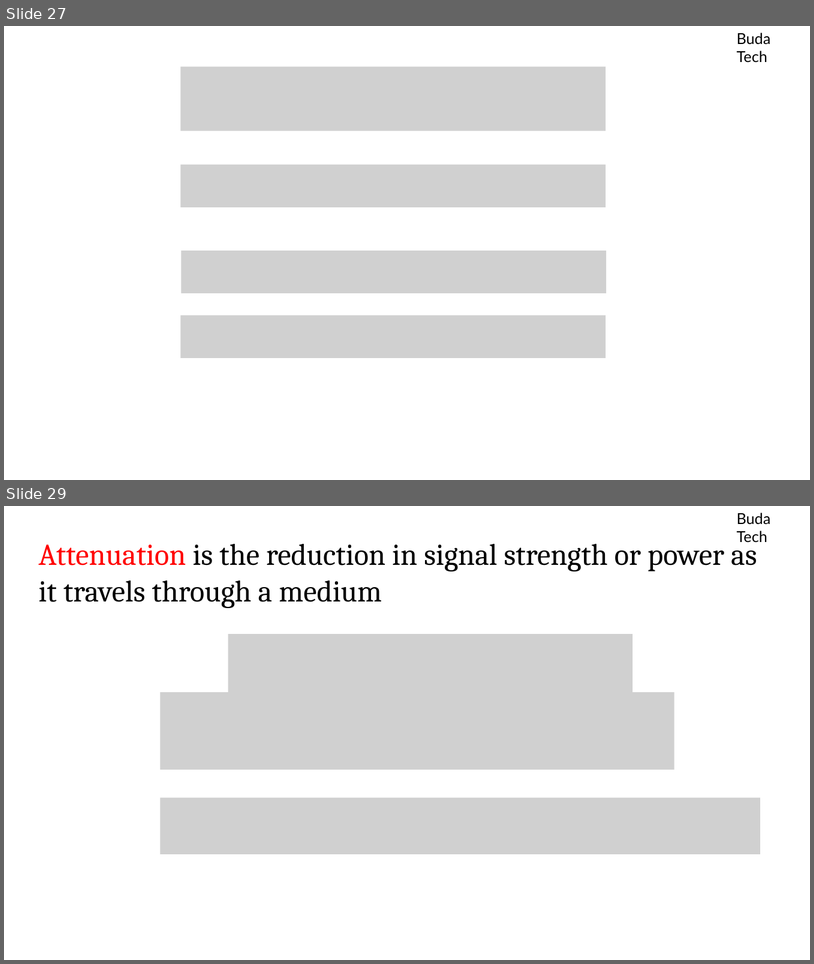
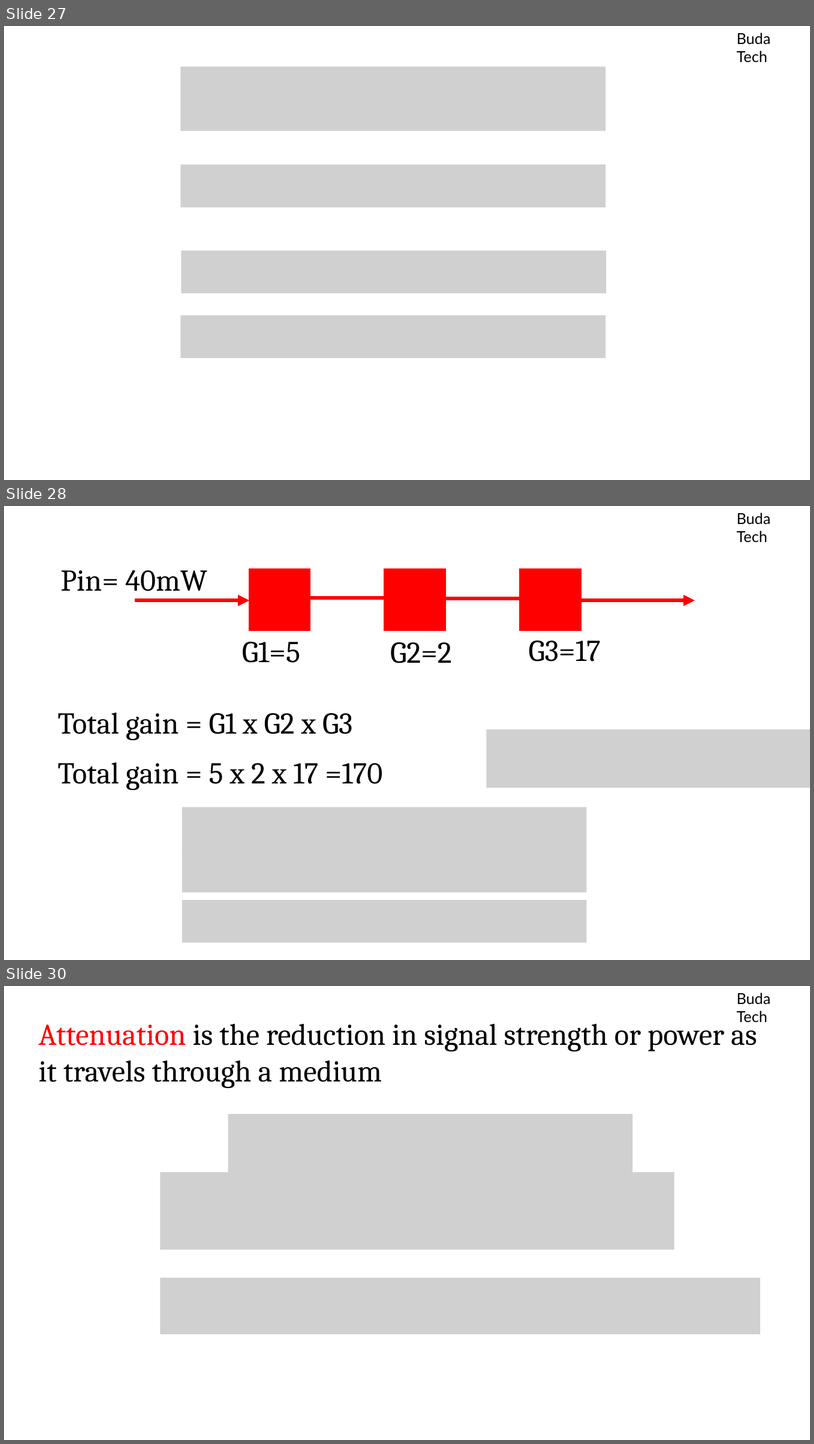
Before and after one commit to MaliusMartin/Budatech-Academy, a slide deck: POWER SUPPLY/Power unit conversion.pptx. Shown one above the other, each under a label of ours: slides 27 and 29 before the commit, slides 27, 28 and 30 after it; the slides between them are not shown. The pictures are 814x964 and 814x1444 pixels, drawn with LibreOffice and Linux fonts; fonts in the diff are those of the drawing; grey boxes stand for pictures. Boxes give left, top, right and bottom in pixels: in the first picture for what was removed or moved away, otherwise in the second. Text is boxed around its words. In the diff, an @@ line names an element or a change of style, - is before the commit and + after.

```diff
--- a/POWER SUPPLY/Power unit conversion.pptx
+++ b/POWER SUPPLY/Power unit conversion.pptx
@@ slide 28 added at (4,506,810,960), background #FFFFFF @@
@@ text added at (737,513,771,542), 18 pt, text #000000 @@
+Buda Tech
@@ text added at (60,570,207,591), 36 pt, text #000000 @@
+Pin= 40mW
@@ rectangle added at (249,570,310,630), fill #FF0000, outline #FF0000 2.25 pt @@
@@ rectangle added at (385,570,446,630), fill #FF0000, outline #FF0000 2.25 pt @@
@@ rectangle added at (520,570,581,630), fill #FF0000, outline #FF0000 2.25 pt @@
@@ arrow added from (135, 600) to (249, 600), #FF0000 4.5 pt @@
@@ arrow added from (293, 598) to (408, 598), #FF0000 4.5 pt @@
@@ arrow added from (446, 598) to (560, 598), #FF0000 4.5 pt @@
@@ arrow added from (581, 600) to (695, 600), #FF0000 4.5 pt @@
@@ text added at (242,642,300,663), 36 pt, text #000000 @@
+G1=5
@@ text added at (390,642,452,663), 36 pt, text #000000 @@
+G2=2
@@ text added at (529,640,601,661), 36 pt, text #000000 @@
+G3=17
@@ text added at (58,712,353,740), 36 pt, text #000000 @@
+Total gain = G1 x G2 x G3
@@ picture added at (487,729,810,787) @@
@@ text added at (58,762,383,790), 36 pt, text #000000 @@
+Total gain = 5 x 2 x 17 =170
@@ picture added at (182,807,587,850) @@
@@ picture added at (182,850,587,892) @@
@@ picture added at (182,900,587,943) @@
@@ what was slide 29 is now slide 30 @@
```
Also in this commit, not shown: 5 slides changed, 1 other slide added, 47 other files.
